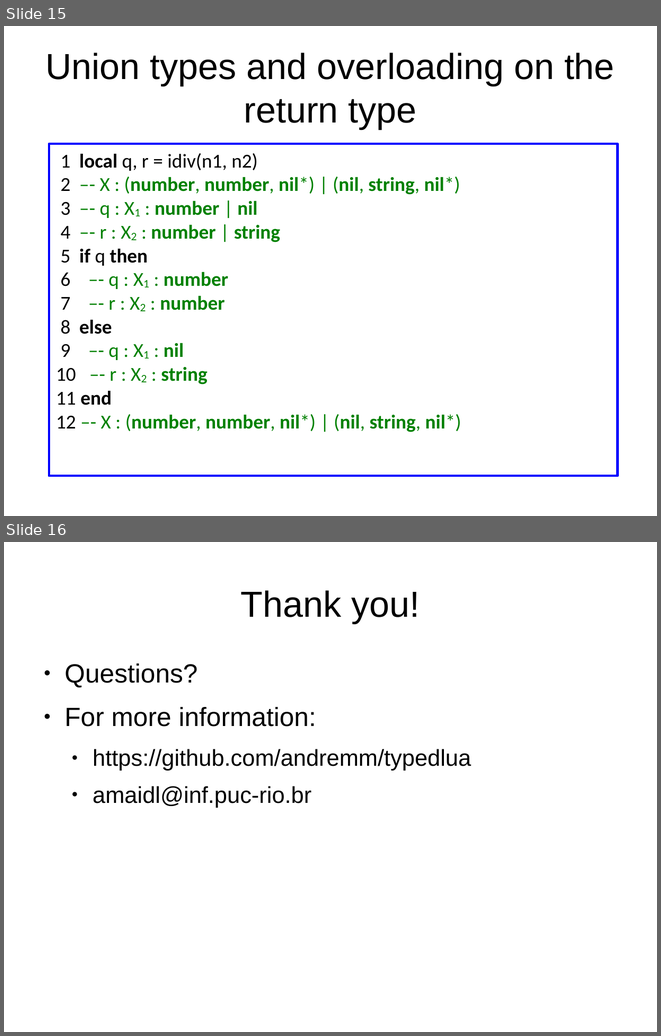
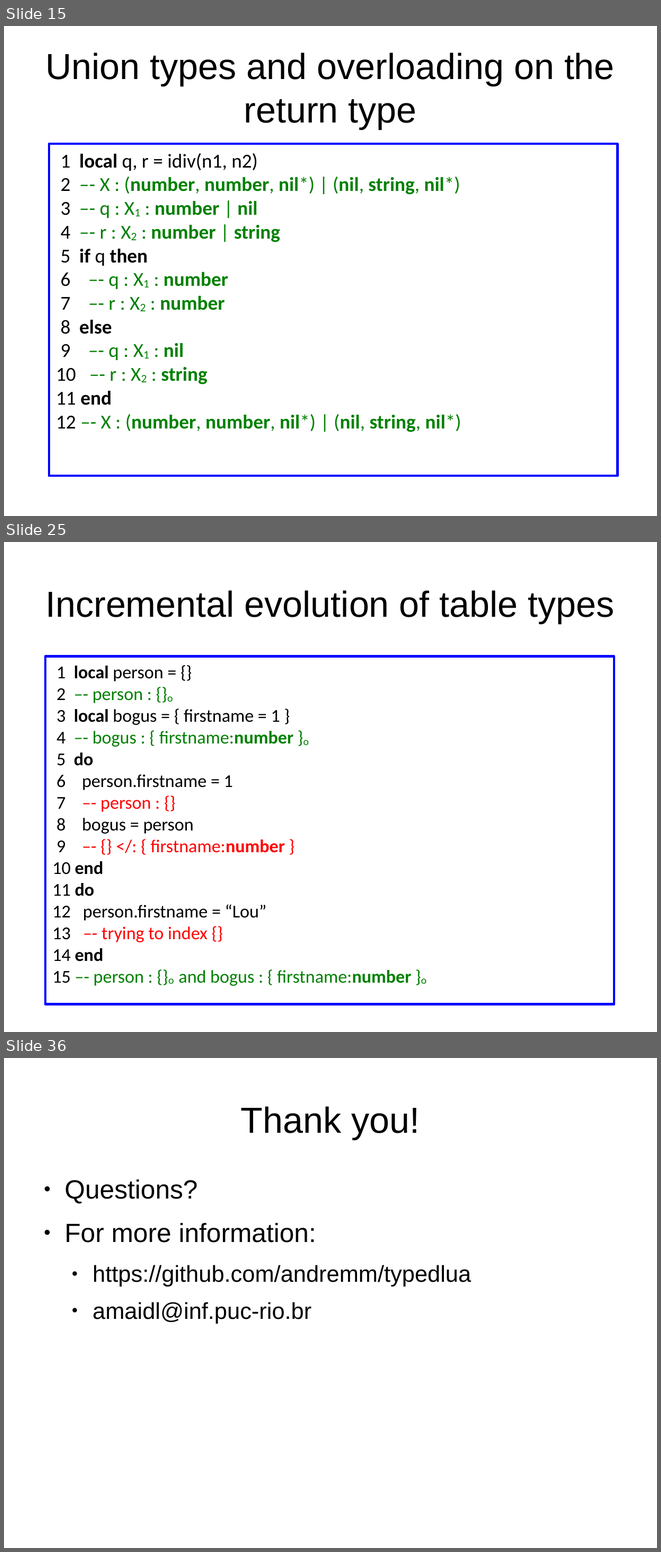
Before and after one commit to andremm/typedlua, a slide deck: doc/slides/dyla2014.odp. Shown one above the other, each under a label of ours: slides 15 and 16 before the commit, slides 15, 25 and 36 after it; the slides between them are not shown. The pictures are 661x1036 and 661x1552 pixels, drawn with LibreOffice and Linux fonts; fonts in the diff are those of the drawing. Boxes give left, top, right and bottom in pixels: in the first picture for what was removed or moved away, otherwise in the second. Text is boxed around its words. In the diff, an @@ line names an element or a change of style, - is before the commit and + after.

Commit message:
Finishing the first version of the slides for Dyla 2014

```diff
--- a/doc/slides/dyla2014.odp
+++ b/doc/slides/dyla2014.odp
@@ slide 25 added at (4, 542, 657, 1032), background #FFFFFF @@
@@ title added at (45, 590, 615, 623), 44 pt, text #000000 @@
+Incremental evolution of table types
@@ rectangle added at (45, 656, 615, 1004), outline #0000FF 2.89 pt, 22 pt, text #000000 @@
+1 local person = {}
+2 –- person : {}o
+3 local bogus = { firstname = 1 }
+4 –- bogus : { firstname:number }o
+5 do
+6 person.firstname = 1
+7 –- person : {}
+8 bogus = person
+9 –- {} </: { firstname:number }
+10 end
+11 do
+12 person.firstname = “Lou”
+13 –- trying to index {}
+14 end
+15 –- person : {}o and bogus : { firstname:number }o
@@ what was slide 16 is now slide 36 @@
```
Also in this commit, not shown: 19 other slides added.
